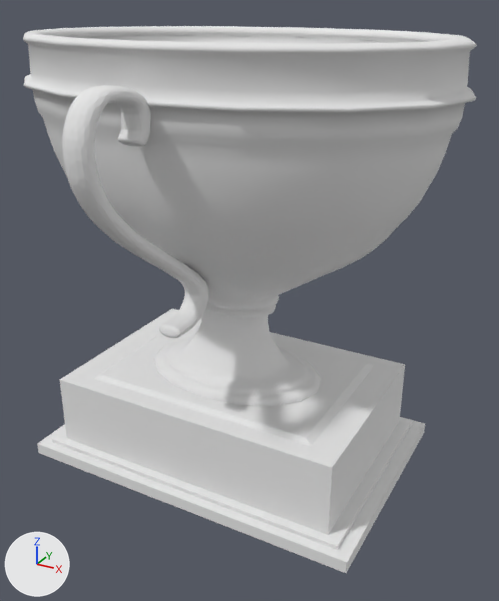
An edit to the OBJ model Super Racing Galaxy/graphics/meshs/trophee.obj, drawn before and after from the same camera.
One viewpoint serves both versions: a 50 mm lens placed at (0.759, -1.306, 0.566), pointed at (0.048, -0.013, -0.08). Arrows for +X, +Y and +Z are at lower left; the lights stay in place. Where no turn or scale is listed for an object, it has been applied to the vertices.

Names of what the first picture shows: 'trophee'.
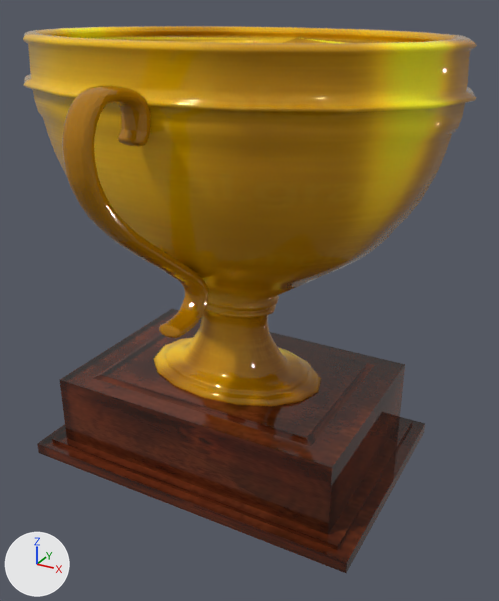
Patch to the scene script:
```diff
--- a/Super Racing Galaxy/graphics/meshs/trophee.obj.py
+++ b/Super Racing Galaxy/graphics/meshs/trophee.obj.py
@@ img_tropheetexture_png @@
+img_tropheetexture_png = load_image('tropheeTexture.png', '../texturePNG/tropheeTexture.png', 1024, 1024, 'sRGB')
@@ mat_material_001 @@
 mat_material_001 = principled_material('Material.001')
-mat_material_001.base_color = (0.8, 0.8, 0.8)  # white #e7e7e7
-mat_material_001.roughness = 1.0
+mat_material_001.texture = img_tropheetexture_png
+mat_material_001.roughness = 0.0513
```

Changed parts and their boxes [x1, y1, x2, y2] in the pictures (499 x 601 px):
'trophee', surface changed (grey to brown): [23, 26, 477, 573] in both
